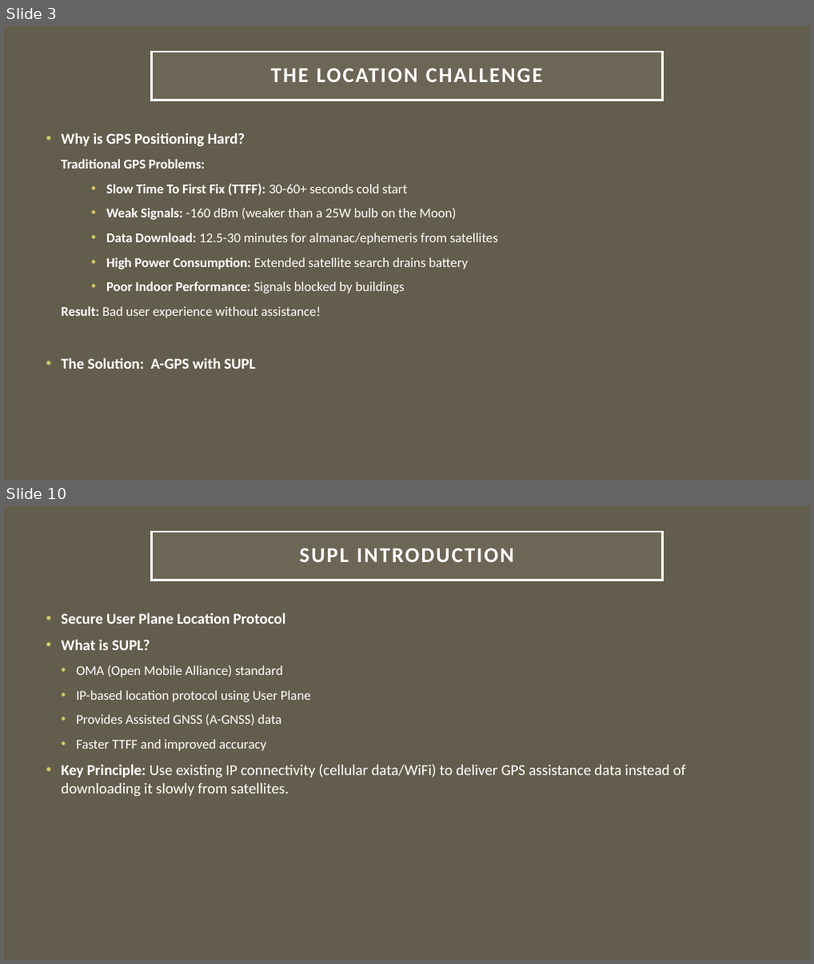
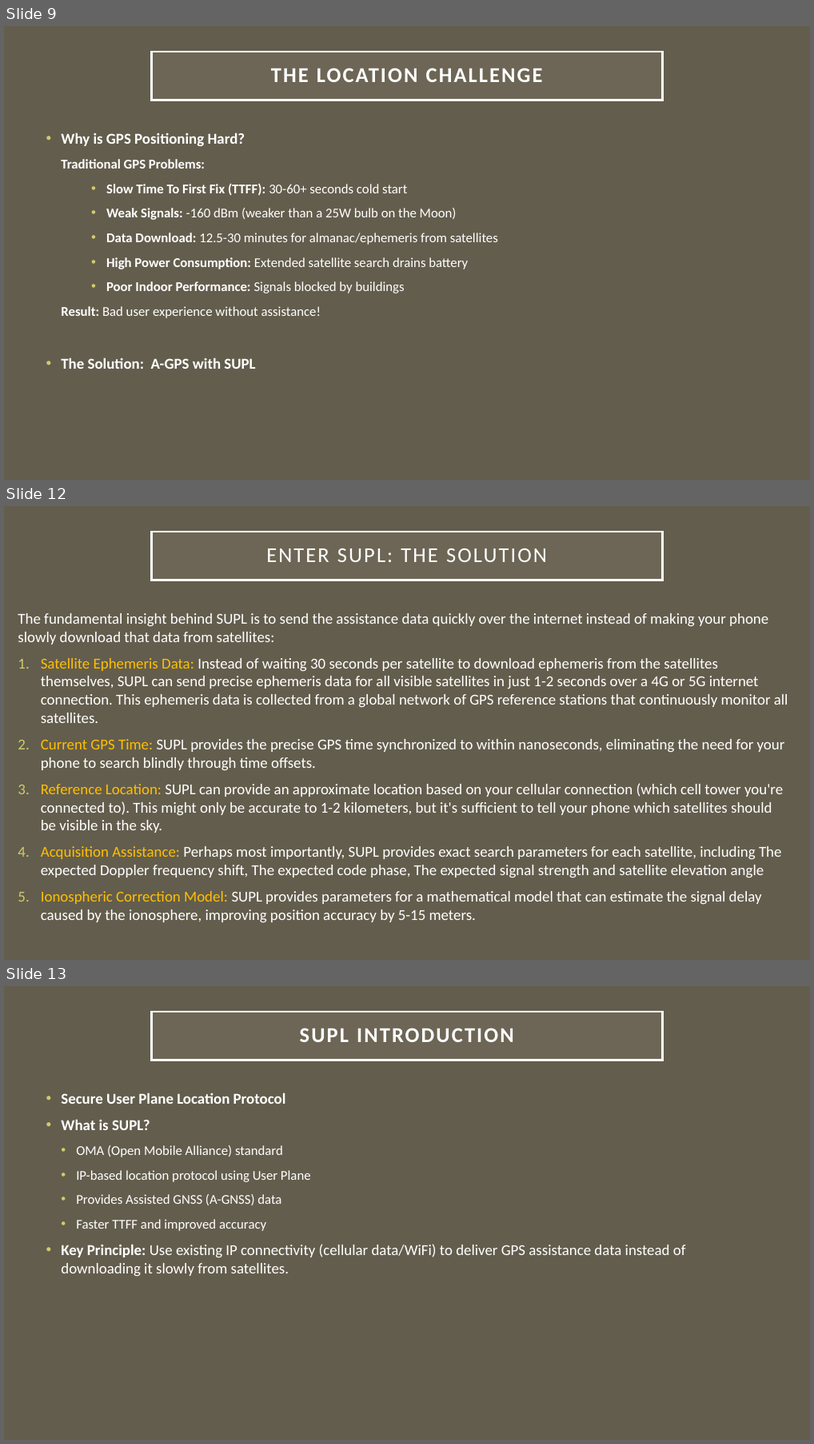
Before and after one commit to arkawick/AndroidPositioningArchitecture, a slide deck: PPT/Android Positioning Architecture Presentation.pptx. Shown one above the other, each under a label of ours: slides 3 and 10 before the commit, slides 9, 12 and 13 after it; the slides between them are not shown. The pictures are 814x964 and 814x1444 pixels, drawn with LibreOffice and Linux fonts; fonts in the diff are those of the drawing. Boxes give left, top, right and bottom in pixels: in the first picture for what was removed or moved away, otherwise in the second. Text is boxed around its words. In the diff, an @@ line names an element or a change of style, - is before the commit and + after.

```diff
--- a/PPT/Android Positioning Architecture Presentation.pptx
+++ b/PPT/Android Positioning Architecture Presentation.pptx
@@ slide 12 added at bbox=[4, 506, 810, 960], background #635D4D @@
@@ title added at bbox=[152, 532, 662, 580], fill #A7A08E at 15% opacity, outline #FFFFFF 2.5 pt, 25.2 pt, text #FFFFFF @@
+ENTER SUPL: THE SOLUTION
@@ text added at bbox=[18, 613, 789, 922], 18 pt, text #FFFFFF @@
+The fundamental insight behind SUPL is to send the assistance data quickly over the internet instead of making your phone slowly download that data from satellites:
+1. Satellite Ephemeris Data: Instead of waiting 30 seconds per satellite to download ephemeris from the satellites themselves, SUPL can send precise ephemeris data for all visible satellites in just 1-2 seconds over a 4G or 5G internet connection. This ephemeris data is collected from a global network of GPS reference stations that continuously monitor all satellites.
+2. Current GPS Time: SUPL provides the precise GPS time synchronized to within nanoseconds, eliminating the need for your phone to search blindly through time offsets.
+3. Reference Location: SUPL can provide an approximate location based on your cellular connection (which cell tower you're connected to). This might only be accurate to 1-2 kilometers, but it's sufficient to tell your phone which satellites should be visible in the sky.
+4. Acquisition Assistance: Perhaps most importantly, SUPL provides exact search parameters for each satellite, including The expected Doppler frequency shift, The expected code phase, The expected signal strength and satellite elevation angle
+5. Ionospheric Correction Model: SUPL provides parameters for a mathematical model that can estimate the signal delay caused by the ionosphere, improving position accuracy by 5-15 meters.
@@ what was slide 3 is now slide 9 @@
@@ what was slide 10 is now slide 13 @@
```
Also in this commit, not shown: 3 slides changed, 12 other slides added, 3 slides removed.
